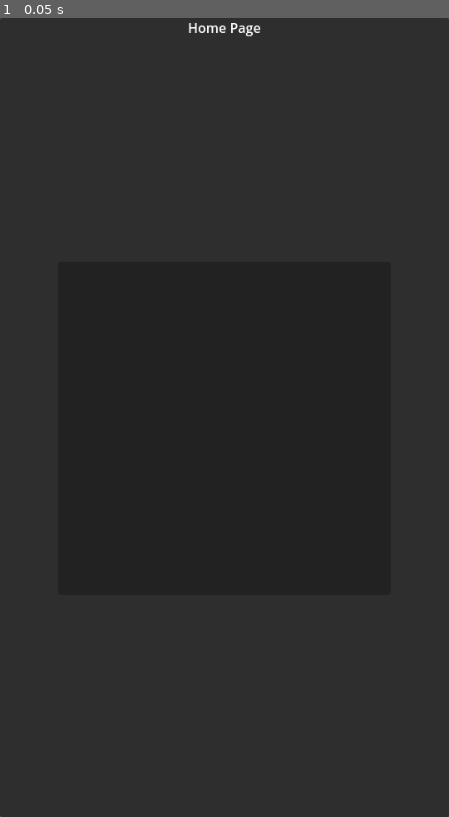
Above: before the commit, frame 1.
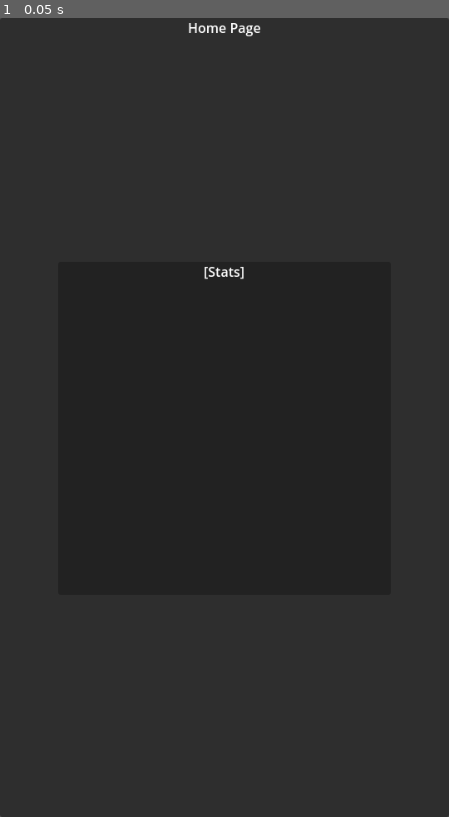
Above: after the commit, the same moment.

Repository: ever-jr/easy_rpg
Game: Godot game, scene res://scenes/pages/home_page.tscn
Two runs of this game, one before a commit and one after it. Both use one fixed random seed, a clock stepped at 60 frames per second and the inputs below. This scene is started directly instead of the project's main scene.
Inputs:
- Up to frame 1 (0.05 s): no input

The runs differ from the first frame. In frame 1, less than 0.1% of the frame differs, in the area x 45-55%, y 31-33%.

Commit message:
other way of storing the sing in data

Diff:
--- a/project.godot
+++ b/project.godot
@@ -18,7 +18,7 @@
 [autoload]
 
 LoggedUser="*res://scripts/logged_user.gd"
-Database="*res://scripts/database.gd"
+Database="*res://scripts/database/database.gd"
 
 [display]
 
--- a/scenes/pages/home_page.gd
+++ b/scenes/pages/home_page.gd
@@ -1,4 +1,9 @@
-class_name HomePage
 extends Control
 
-static var path: String = "res://scenes/pages/home_page.tscn"
+
+@onready var label_stats: Label = %LabelStats
+
+
+func _on_timer_timeout() -> void:
+    print("updating stats...")
+    print("access token: ", LoggedUser.access_token)
--- a/scenes/pages/home_page.tscn
+++ b/scenes/pages/home_page.tscn
@@ -43,3 +43,21 @@
 layout_mode = 2
 size_flags_horizontal = 6
 size_flags_vertical = 6
+
+[node name="LabelStats" type="Label" parent="Panel/VBoxContainer/ScrollContainer/Panel"]
+unique_name_in_owner = true
+layout_mode = 1
+anchors_preset = 5
+anchor_left = 0.5
+anchor_right = 0.5
+offset_left = -25.0
+offset_right = 25.0
+offset_bottom = 23.0
+grow_horizontal = 2
+text = "[Stats]"
+
+[node name="Timer" type="Timer" parent="."]
+wait_time = 3.0
+autostart = true
+
+[connection signal="timeout" from="Timer" to="." method="_on_timer_timeout"]
--- a/scenes/pages/login_page.gd
+++ b/scenes/pages/login_page.gd
@@ -23,14 +23,14 @@
         [response_code, result]))
 
     if response_code == 200:
-        var user_data: Dictionary = DatabaseParser.sign_in_response_body_to_user_data(body)
+        var user_data: SignUserData = DatabaseParser.sign_response_body_to_data(body)
 
         print("User data:\nEmail: {email}\nID token: {id}".format({
             "email": user_data.email,
             "id": user_data.id,
         }))
 
-        LoggedUser.login(user_data.email, user_data.id)
+        LoggedUser.login(user_data)
 
         if LoggedUser.is_logged():
             var home_page_path: String = "res://scenes/pages/home_page.tscn"
--- a/scenes/pages/sign_up_page.gd
+++ b/scenes/pages/sign_up_page.gd
@@ -85,9 +85,9 @@
 
     var data: Dictionary = JSON.parse_string(body.get_string_from_utf8())
     if response_code == 200:
-        var user_data: Dictionary = DatabaseParser.sign_in_response_body_to_user_data(body)
+        var user_data: SignUserData = DatabaseParser.sign_response_body_to_data(body)
 
-        LoggedUser.login(user_data["email"], user_data["id"])
+        LoggedUser.login(user_data)
         if LoggedUser.is_logged():
             var home_page_path: String = "res://scenes/pages/home_page.tscn"
             get_tree().change_scene_to_file(home_page_path)
--- /dev/null
+++ b/scripts/database/database_parser.gd
@@ -0,0 +1,24 @@
+class_name DatabaseParser
+extends Node
+
+
+static func sign_response_body_to_data(body: PackedByteArray) -> SignUserData:
+    var data: Dictionary = JSON.parse_string(body.get_string_from_utf8())
+
+    if not data.has("email"):
+        push_warning("sign response has no 'email' key")
+        return null
+
+    if not data.has("idToken"):
+        push_warning("sign response has no 'idToken' key")
+        return null
+
+    if not data.has("localId"):
+        push_warning("sign response has no 'localId' key")
+        return null
+
+    var email: String = data["email"]
+    var id: String = data["localId"]
+    var auth_token: String = data["idToken"]
+
+    return SignUserData.new(email, id, auth_token)
--- /dev/null
+++ b/scripts/database/sign_user_data.gd
@@ -0,0 +1,23 @@
+class_name SignUserData
+extends Resource
+
+
+@export var email: String = ""
+
+## User's unique ID.
+@export var id: String = ""
+
+## Token for authentication.
+@export var auth_token: String = ""
+
+
+func _init(in_email: String, in_id: String, in_auth_token: String) -> void:
+    email = in_email
+    id = in_id
+    auth_token = in_auth_token
+
+
+func is_valid() -> bool:
+    return (not email.is_empty()
+        and not id.is_empty()
+        and not auth_token.is_empty())
--- a/scripts/database_parser.gd
+++ /dev/null
@@ -1,15 +0,0 @@
-class_name DatabaseParser
-extends Node
-
-
-static func sign_in_response_body_to_user_data(body: PackedByteArray) -> Dictionary:
-    var user_data := {}
-    var data: Dictionary = JSON.parse_string(body.get_string_from_utf8())
-
-    if data.has("email"):
-        user_data.email = data["email"]
-
-    if data.has("idToken"):
-        user_data.id = data["idToken"]
-
-    return user_data
--- a/scripts/logged_user.gd
+++ b/scripts/logged_user.gd
@@ -1,17 +1,29 @@
 extends Node
 
-var email: String = ""
-var access_token: String = ""
+# PRIVATE PROPERTIES
+var _sign_user_data: SignUserData = null
+
+# GETTERS
+var email: String:
+    get(): return _sign_user_data.email
+
+var access_token: String:
+    get(): return _sign_user_data.auth_token
+
+var unique_id: String:
+    get(): return _sign_user_data.id
 
 
+# METHODS
 func is_logged() -> bool:
-    return not email.is_empty() and not access_token.is_empty()
+    return _sign_user_data != null
 
-func login(in_username: String, in_access_token: String) -> void:
+
+func login(in_sign_user_data: SignUserData) -> void:
     if not is_logged():
-        email = in_username
-        access_token = in_access_token
+        _sign_user_data = in_sign_user_data
+
 
 func logout() -> void:
-    email = ""
-    access_token = ""
+    _sign_user_data.free()
+    _sign_user_data = null
Renamed: scripts/database.gd -> scripts/database/database.gd
